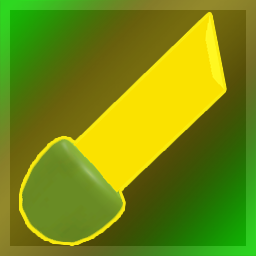
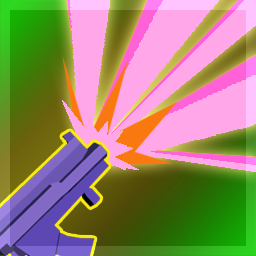
Layers edited between the first and the second w=256, h=256 image:
added group "buff" with 11 layers above "border" over [0, 0, 256, 256]
added group "Rifle big" with 8 layers above "Rifle" over [0, 0, 256, 256]
added layer "Layer 35" (1st of 2, in "Rifle big") in group "Rifle big" over [0, 131, 109, 256]
added layer "Layer 37" in group "Rifle big" over [62, 100, 139, 170]
added group "Group 2" with 4 layers in group "Rifle big" over [62, 0, 256, 196]
added layer "Layer 36" in group "Group 2" over [62, 55, 178, 174]
added layer "Layer 39" in group "Group 2" over [70, 0, 256, 172]
added layer "Layer 42" in group "Group 2" over [65, 0, 256, 169]
renamed "Group 2" to "Sword", hid the group it (4 layers) over [5, 0, 256, 256]
